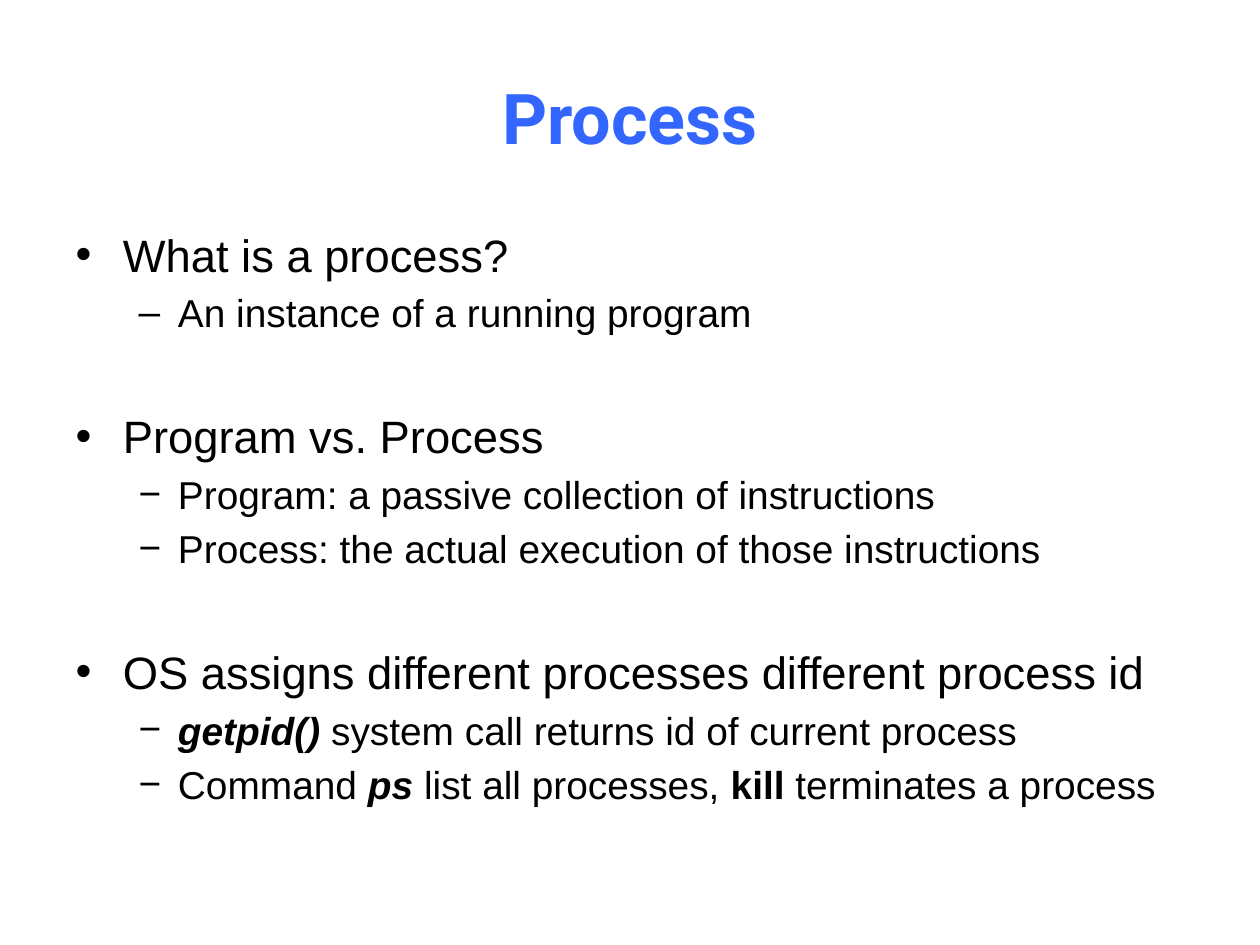
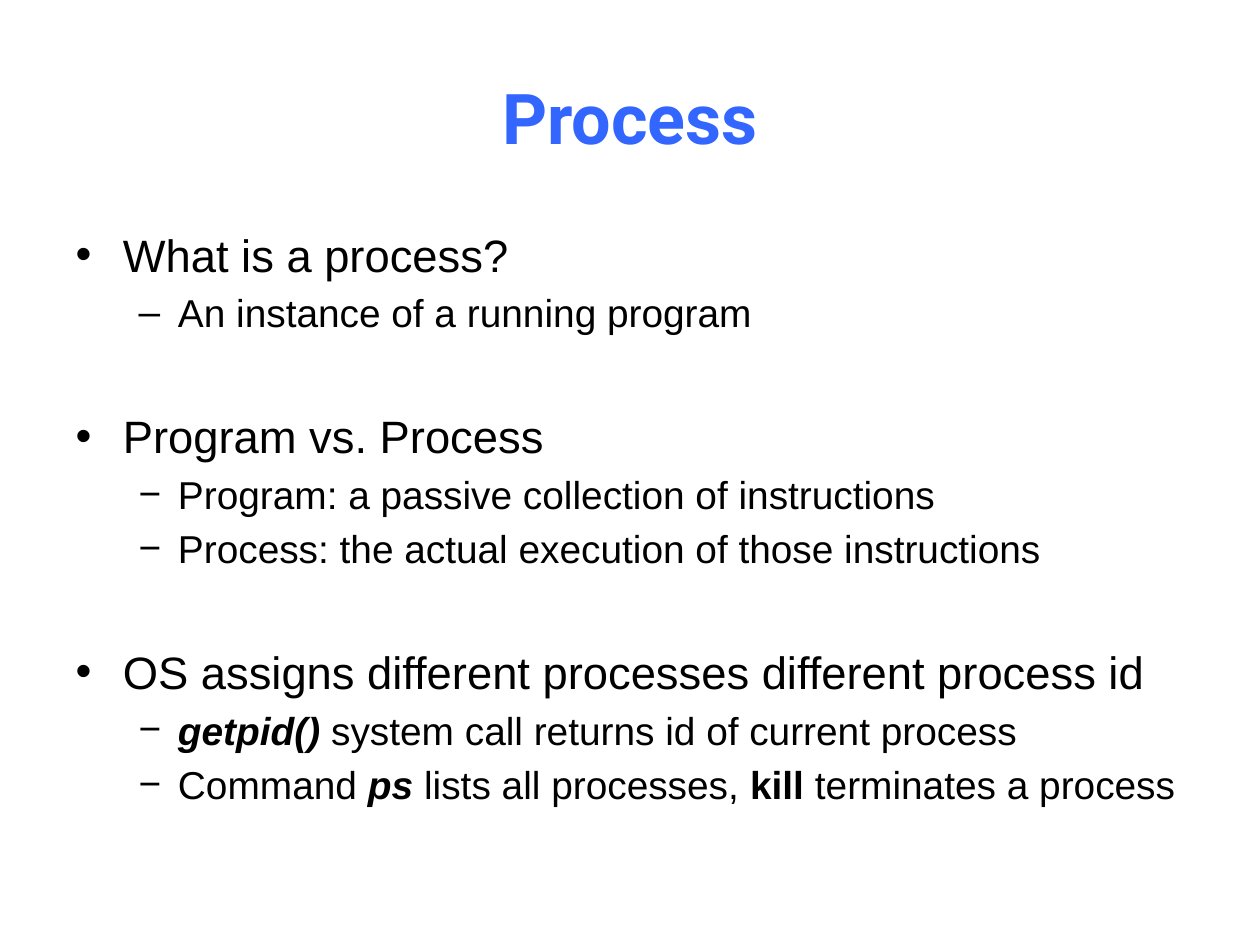
Before and after one commit to NYU-CSO/nyu-cso.github.io, a slide deck: slide 4 of notes/15-Virtual_memory.pptx. Drawn at 1260x945 pixels with LibreOffice and Linux fonts; fonts in the diff are those of the drawing. Boxes give left, top, right and bottom in pixels: in the first picture for what was removed or moved away, otherwise in the second. Text is boxed around its words. In the diff, an @@ line names an element or a change of style, - is before the commit and + after.

```diff
--- a/notes/15-Virtual_memory.pptx
+++ b/notes/15-Virtual_memory.pptx
@@ text at (x1=178, y1=771, x2=1175, y2=806): text changed @@
-  − Command ps list all processes, kill terminates a process
+  − Command ps lists all processes, kill terminates a process
```
Also in this commit, not shown: 5 other slides changed, 1 other file.
